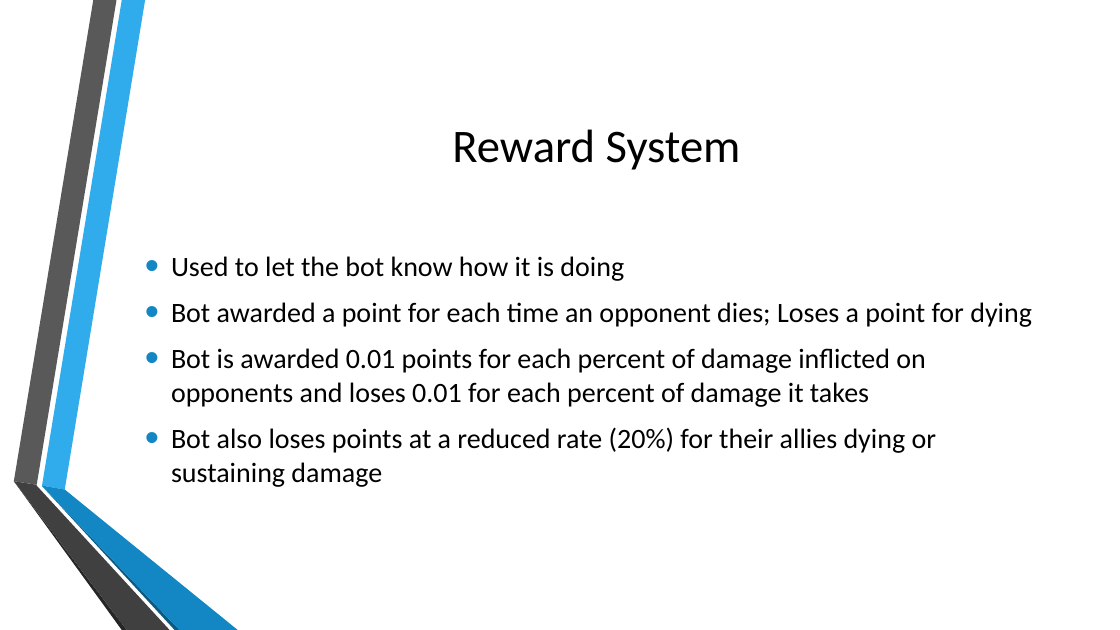
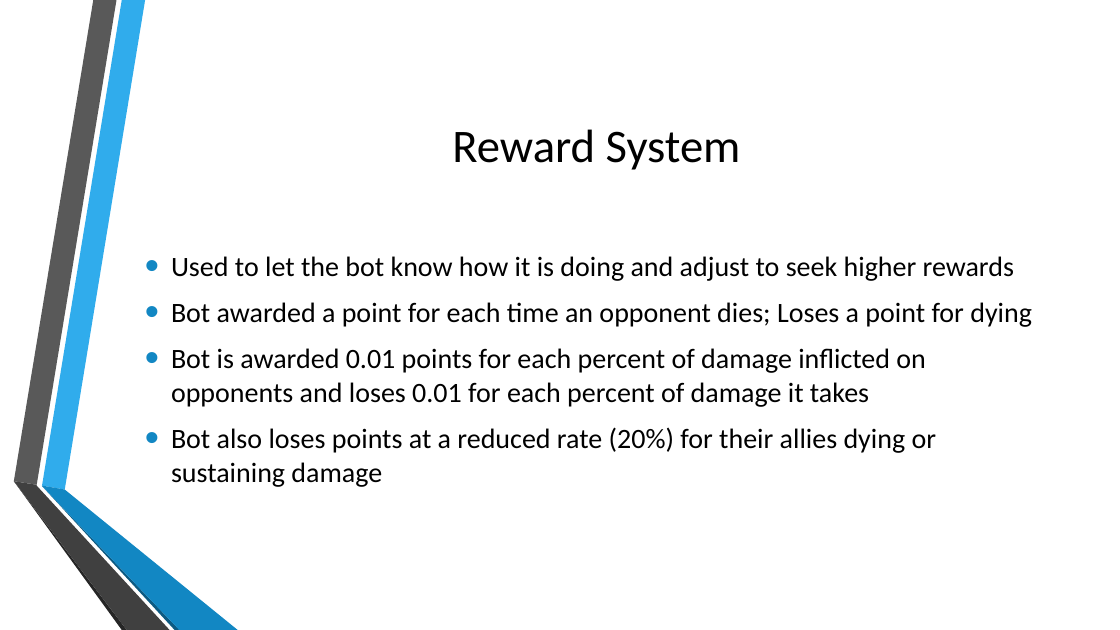
Before and after one commit to KeganMc/Super-Smash-Bros-Melee-AI, a slide deck: slide 6 of Documents/ProjectPresentation.pptx (slide 7 before the commit). Drawn at 1120x630 pixels with LibreOffice and Linux fonts; fonts in the diff are those of the drawing; background and template pictures are left out. Boxes give left, top, right and bottom in pixels: in the first picture for what was removed or moved away, otherwise in the second. Text is boxed around its words. In the diff, an @@ line names an element or a change of style, - is before the commit and + after.

```diff
--- a/Documents/ProjectPresentation.pptx
+++ b/Documents/ProjectPresentation.pptx
@@ text at [171,256,1014,281]: text changed @@
-• Used to let the bot know how it is doing
+• Used to let the bot know how it is doing and adjust to seek higher rewards
```
Also in this commit, not shown: 1 slide removed.
